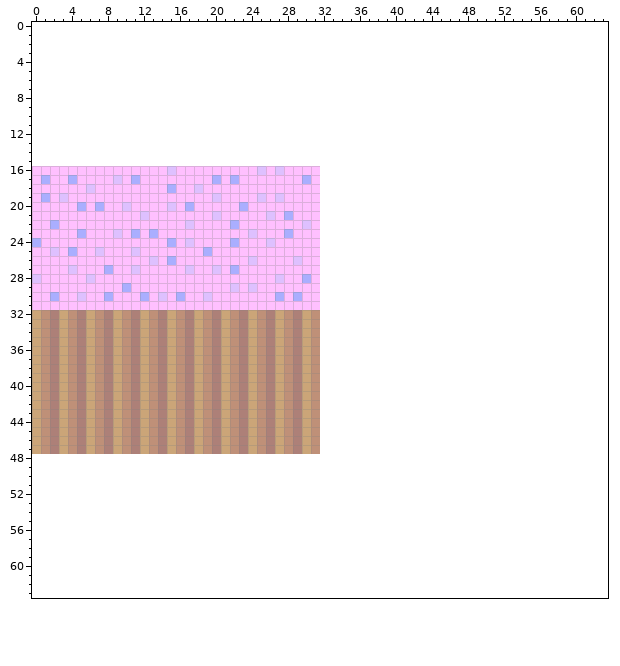
File history of a pixel-art sprite, Assets/Textures/Tree1.png. The first picture shows the starting point.
The file is 32x32 pixels. The old version is drawn lined up with the new one, on the new canvas.
And afterwards:
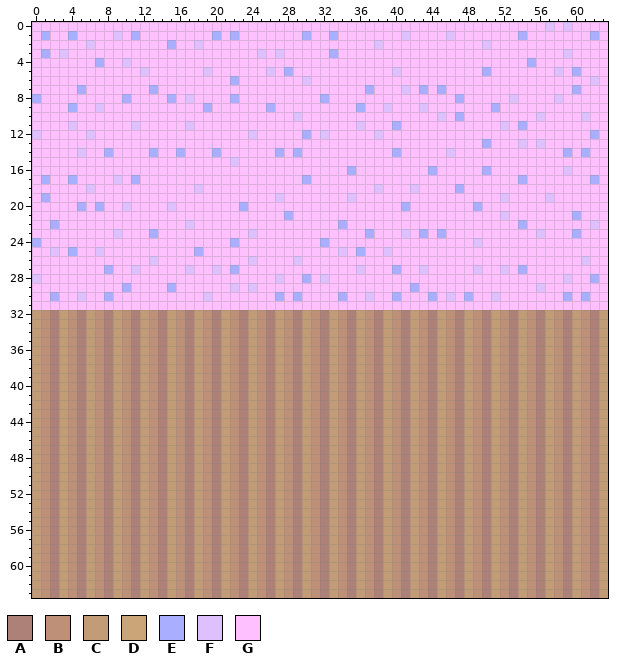
Palette (. is transparent): A #ad8078  B #bf9078  C #c29c76  D #cba578  E #aaaeff  F #dec0ff  G #ffc0ff
Difference:
canvas 32x32 -> 64x64, the old top-left corner now at 0,16
Changed rows in their new state; - is an unchanged pixel.
first column x 0:
 0 GGGGGGGGGGGGGGGGGGGGGGGGGGGGGGGGGGGGGGGGGGGGGGGGGGGGGGGGGFGFGGGG
 1 GEGGEGGGGFGEGGGGGGGGEGEGGGGGGGEGGEGGGGGGGFGGGGFGGGGGGGEGGGGGGGEG
 2 GGGGGGFGGGGGGGGEGGFGGGGGGGGGGGGGGGGGGGFGGGGGGGGGGGFGGGGGGGGGGGGG
 3 GEGFGGGGGGGGGGGGGGGGGGGGGFGFGGGGGEGGGGGGGGGGGGGGGGGGGGGGGGGFGGGG
 4 GGGGGGGEGGFGGGGGGGGGGGGGGGGGGGGGGGGGGGGGGGGGGGGGGGGGGGGEGGGGGGGG
 5 GGGGGGGGGGGGFGGGGGGFGGGGGGFGEGGGGGGGGGGGFGGGGGGGGGEGGGGGGGFGEGGG
 6 GGGGGGGGGGGGGGGGGGGGGGEGGGGGGGFGGGGGGGGGGGGGGGGGGGGGGGGGGGGGGGFG
 7 GGGGGEGGGGGGGEGGGGGGGGGGGGGGGGGGGGGGGEGGGFGEGEGGGGGGGGGGGGGGEGGG
 8 EGGGGGGGGGEGGGGEGFGGGGEGGGGGGGGGEGGGGGGGGGGGGGGEGGGGGFGGGGFGGGGG
 9 GGGGEGGFGGGGGGGGGGGEGGGGGGEGGGGGGGGGEGGFGGGFGGGGGGGEGGGGGGGGGGGG
10 GGGGGGGGGGGGGGGGGGGGGGGGGGGGGFGGGGGGGGGGGGGGGFGEGGGGGGGGFGGGGFGG
11 GGGGFGGGGGGFGGGGGFGGGGGGGGGGGGGGGGGGFGGGEGGGGGGGGGGGFGEGGGGGGGGG
12 FGGGGGFGGGGGGGGGGGGGGGGGFGGGGGEGFGGGGGFGGGGGGGGGGGGGGGGGGGGGGGEG
13 GGGGGGGGGGGGGGGGGGGGGGGGGGGGGGGGGGGGGGGGGGGGGGGGGGEGGGFGFGGGGGGG
14 GGGGGFGGEGGGGEGGEGGGEGGGGGGEGEGGGGGGGGGGEGGGGGFGGGGGGGGGGGGEGEGG
15 GGGGGGGGGGGGGGGGGGGGGGFGGGGGGGGGGGGGGGGGGGGGGGGGGGGGGGGGGGGGGGGG
16 ---------------G---------G-G----GGGEGGGGGGGGEGGGGGEGGGGGGGGFGGGG
17 --------------------G-G---------GGGGGGGGGGGGGGGGGGGGGGEGGGGGGGEG
18 ---------------G----------------GGGGGGFGGGFGGGGEGGGGGGGGGGGGGGGG
19 ---G----------------G----G------GGGFGGGGGGGGGGGGGGGGFGGGGFGGGGGG
20 -----------------G--------------GGGGGGGGGEGGGGGGGEGGGGGGGGGGGGGG
21 ------------G-------G-----G-----GGGGGGGGGGGGGGGGGGGGFGGGGGGGEGGG
22 ----------------------G-------G-GGEGGGGGGGGGGGGGGGGGGGEGGGGGGGFG
23 -----G-----G----------------G---GGGGGEGGGFGEGEGGGGGGGGGGFGGGEGGG
24 ---------------G-G--------G-----EGGGGGGGGGGGGGGGGFGGGGGGGGGGGGGG
25 -----------G------EG------------GGFGEGGFGGGGGGGGGGGGGGGGGGGGGGGG
26 ---------------G----------------GGGGGGGGGGGGGGGGGGGGGGGGGGGGGFGG
27 ----G---------------------------GGGGFGGGEGGFGGGGGFGGFGEGGGGGGGGG
28 ------G-------------------------FGGGGGGGGGGGGGGGGGGGGGGGGGGFGGEG
29 ---------------E----------------GGGGGGGGGGEGGGGGGGGGGGGGFGGGGGGG
30 ------------G-G-G---------------GGEGGFGGEGGGEGFGEGGFGGGGGGGEGEGG
31 --------------------------------GGGGGGGGGGGGGGGGGGGGGGGGGGGGGGGG
32 C--C--C--C--C--C--C--C--C--C--C-ACBACBACBACBACBACBACBACBACBACBAC
33 C--C--C--C--C--C--C--C--C--C--C-ACBACBACBACBACBACBACBACBACBACBAC
34 C--C--C--C--C--C--C--C--C--C--C-ACBACBACBACBACBACBACBACBACBACBAC
35 C--C--C--C--C--C--C--C--C--C--C-ACBACBACBACBACBACBACBACBACBACBAC
36 C--C--C--C--C--C--C--C--C--C--C-ACBACBACBACBACBACBACBACBACBACBAC
37 C--C--C--C--C--C--C--C--C--C--C-ACBACBACBACBACBACBACBACBACBACBAC
38 C--C--C--C--C--C--C--C--C--C--C-ACBACBACBACBACBACBACBACBACBACBAC
39 C--C--C--C--C--C--C--C--C--C--C-ACBACBACBACBACBACBACBACBACBACBAC
40 C--C--C--C--C--C--C--C--C--C--C-ACBACBACBACBACBACBACBACBACBACBAC
41 C--C--C--C--C--C--C--C--C--C--C-ACBACBACBACBACBACBACBACBACBACBAC
42 C--C--C--C--C--C--C--C--C--C--C-ACBACBACBACBACBACBACBACBACBACBAC
43 C--C--C--C--C--C--C--C--C--C--C-ACBACBACBACBACBACBACBACBACBACBAC
44 C--C--C--C--C--C--C--C--C--C--C-ACBACBACBACBACBACBACBACBACBACBAC
45 C--C--C--C--C--C--C--C--C--C--C-ACBACBACBACBACBACBACBACBACBACBAC
46 C--C--C--C--C--C--C--C--C--C--C-ACBACBACBACBACBACBACBACBACBACBAC
47 C--C--C--C--C--C--C--C--C--C--C-ACBACBACBACBACBACBACBACBACBACBAC
48 CBACBACBACBACBACBACBACBACBACBACBACBACBACBACBACBACBACBACBACBACBAC
49 CBACBACBACBACBACBACBACBACBACBACBACBACBACBACBACBACBACBACBACBACBAC
50 CBACBACBACBACBACBACBACBACBACBACBACBACBACBACBACBACBACBACBACBACBAC
51 CBACBACBACBACBACBACBACBACBACBACBACBACBACBACBACBACBACBACBACBACBAC
52 CBACBACBACBACBACBACBACBACBACBACBACBACBACBACBACBACBACBACBACBACBAC
53 CBACBACBACBACBACBACBACBACBACBACBACBACBACBACBACBACBACBACBACBACBAC
54 CBACBACBACBACBACBACBACBACBACBACBACBACBACBACBACBACBACBACBACBACBAC
55 CBACBACBACBACBACBACBACBACBACBACBACBACBACBACBACBACBACBACBACBACBAC
56 CBACBACBACBACBACBACBACBACBACBACBACBACBACBACBACBACBACBACBACBACBAC
57 CBACBACBACBACBACBACBACBACBACBACBACBACBACBACBACBACBACBACBACBACBAC
58 CBACBACBACBACBACBACBACBACBACBACBACBACBACBACBACBACBACBACBACBACBAC
59 CBACBACBACBACBACBACBACBACBACBACBACBACBACBACBACBACBACBACBACBACBAC
60 CBACBACBACBACBACBACBACBACBACBACBACBACBACBACBACBACBACBACBACBACBAC
61 CBACBACBACBACBACBACBACBACBACBACBACBACBACBACBACBACBACBACBACBACBAC
62 CBACBACBACBACBACBACBACBACBACBACBACBACBACBACBACBACBACBACBACBACBAC
63 CBACBACBACBACBACBACBACBACBACBACBACBACBACBACBACBACBACBACBACBACBAC
Boxes around the changes in both pictures, in picture pixels (x1, y1, x2, y2):
changed: (32, 22, 608, 598)
